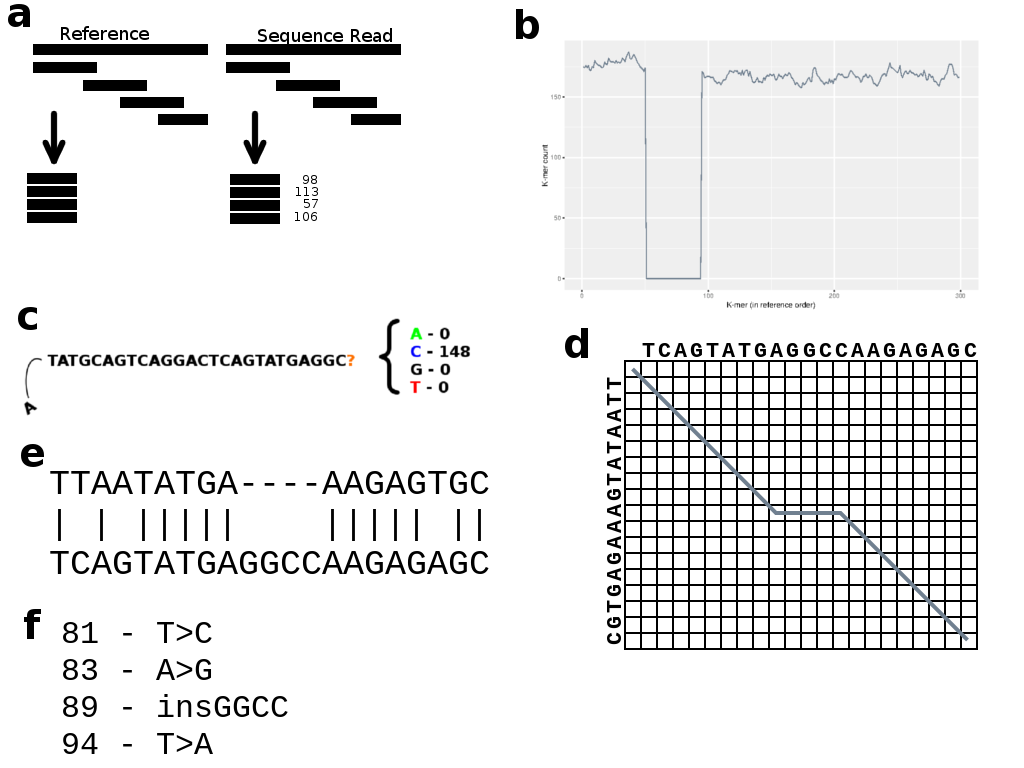
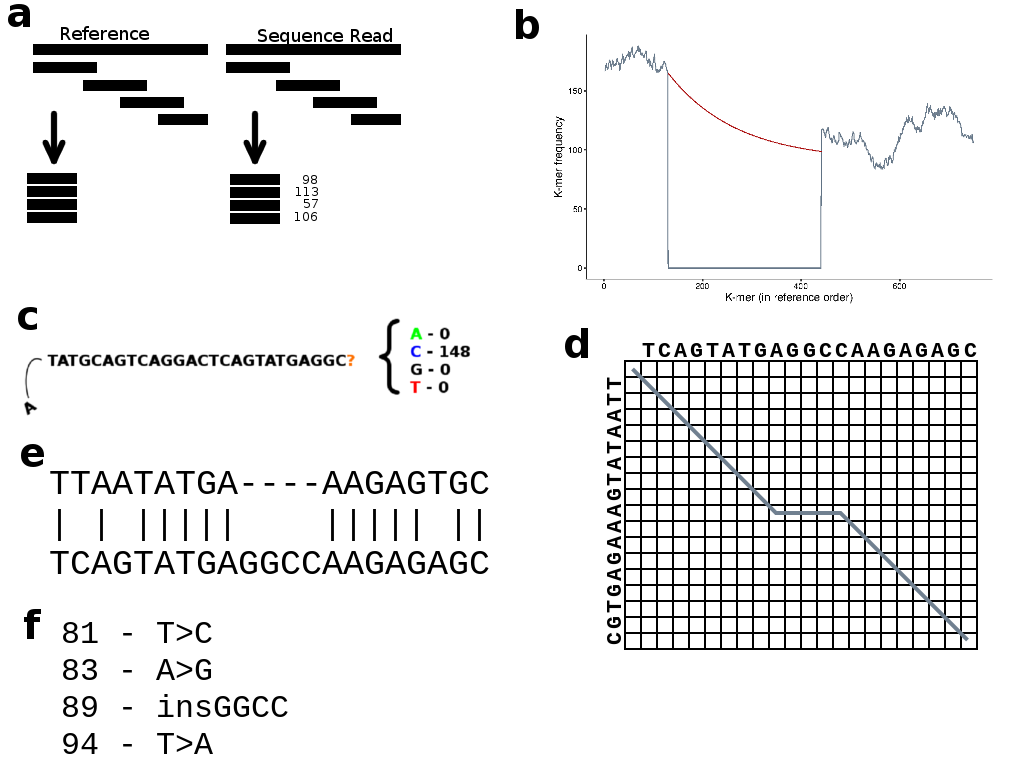
Layer changes from the first 1024 x 768 image to the second:
renamed "ActiveRegionIllustration.eps" to "ActiveRegion.eps", moved it above "B Group Label", painted on it over [541, 34, 993, 310]
